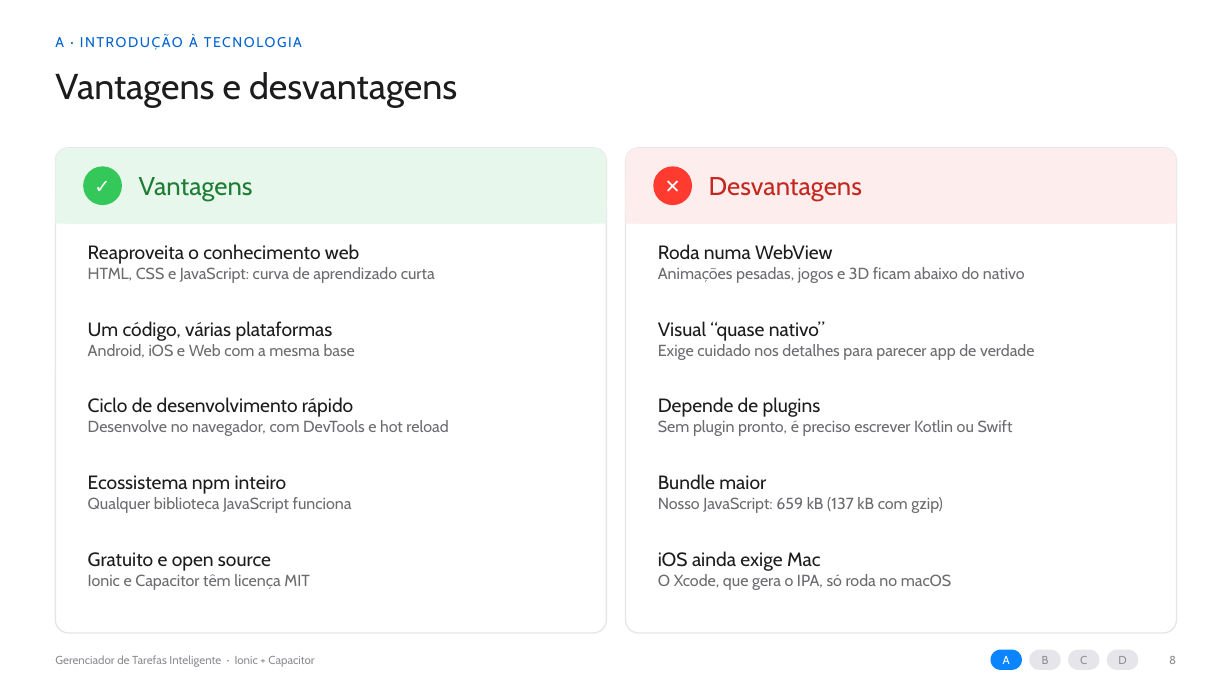
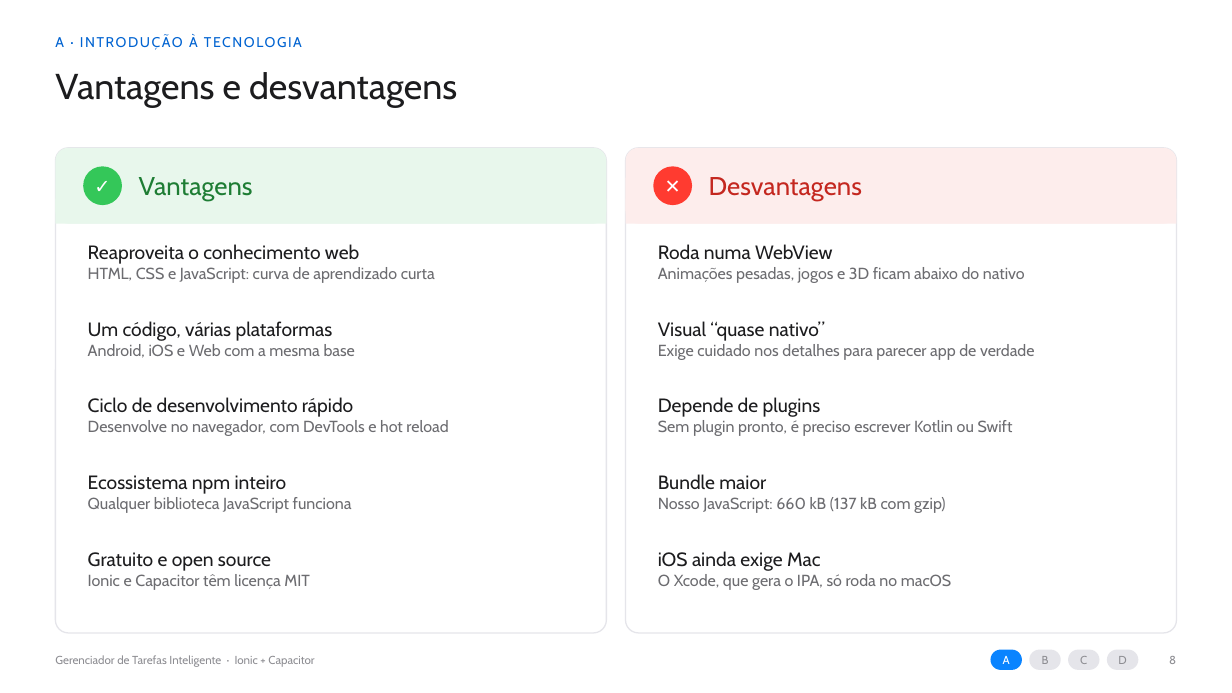
Before and after one commit to jdecarli6/DESENWEB, a slide deck: slide 8 of slides/apresentacao.pptx. Drawn at 1232x693 pixels with LibreOffice and Linux fonts; fonts in the diff are those of the drawing. Boxes give left, top, right and bottom in pixels: in the first picture for what was removed or moved away, otherwise in the second. Text is boxed around its words. In the diff, an @@ line names an element or a change of style, - is before the commit and + after.

```diff
--- a/slides/apresentacao.pptx
+++ b/slides/apresentacao.pptx
@@ text at <box>658,497,946,513</box>: text changed @@
-Nosso JavaScript: 659 kB (137 kB com gzip)
+Nosso JavaScript: 660 kB (137 kB com gzip)
```
Also in this commit, not shown: 24 other slides changed, 11 slides added, 2 slides removed, 5 other files.
